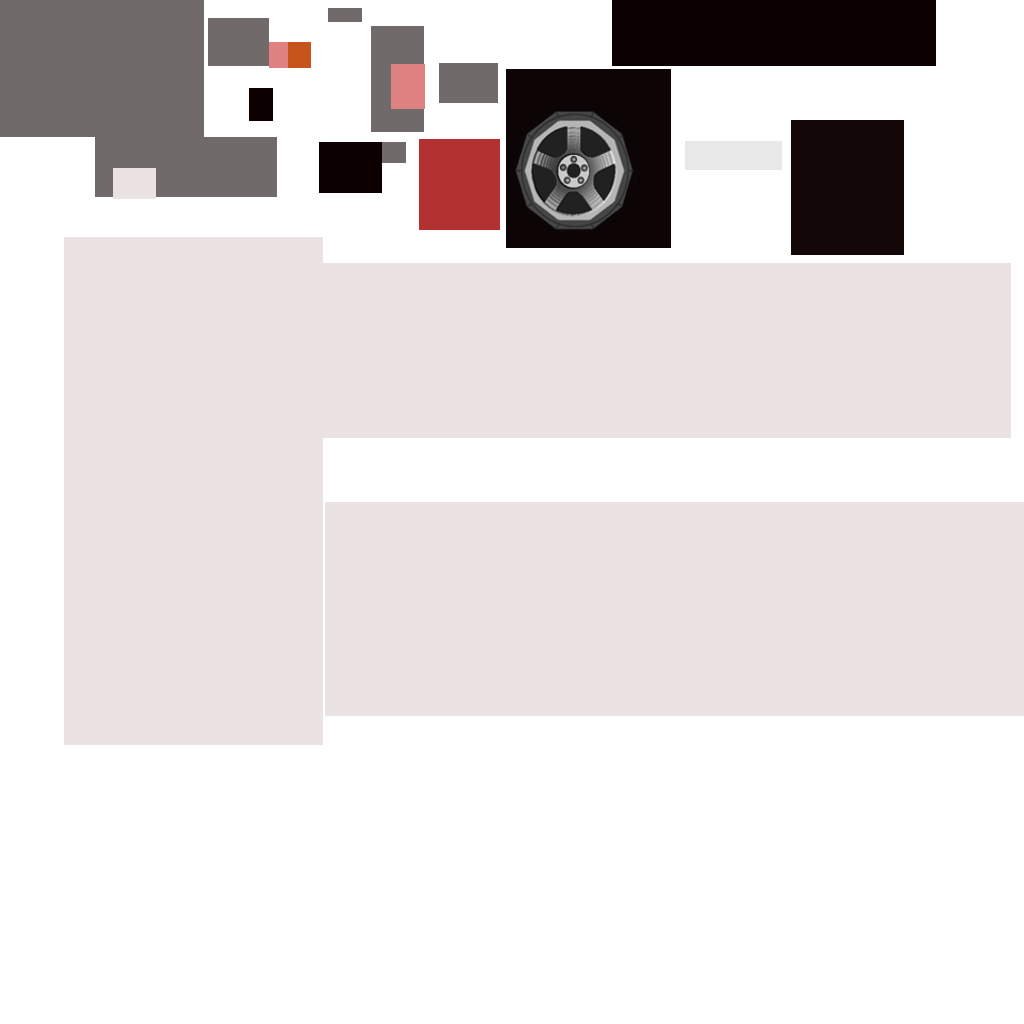
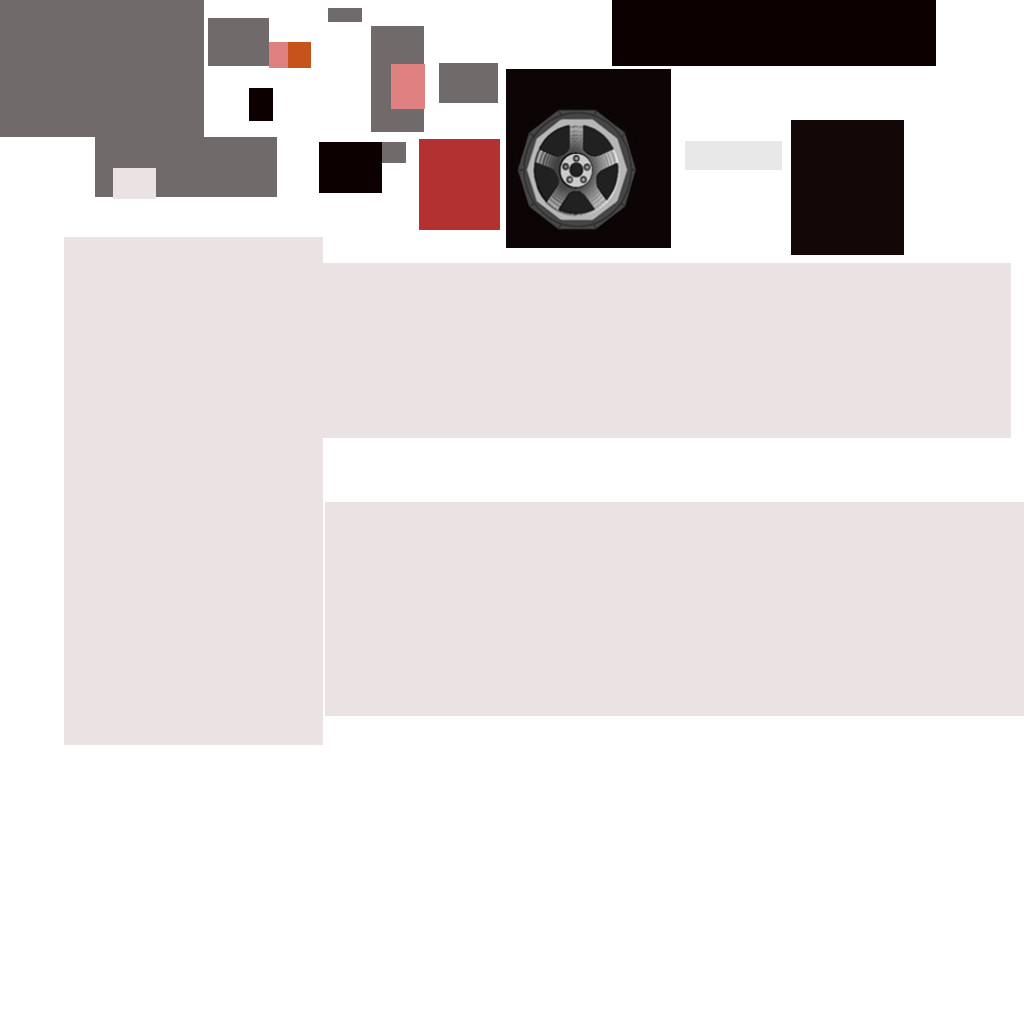
Revision of a layered 1024 x 1024 image; what changed, layer by layer:
painted on "Paint Layer 2 (pasted)" over [509, 104, 644, 234]
